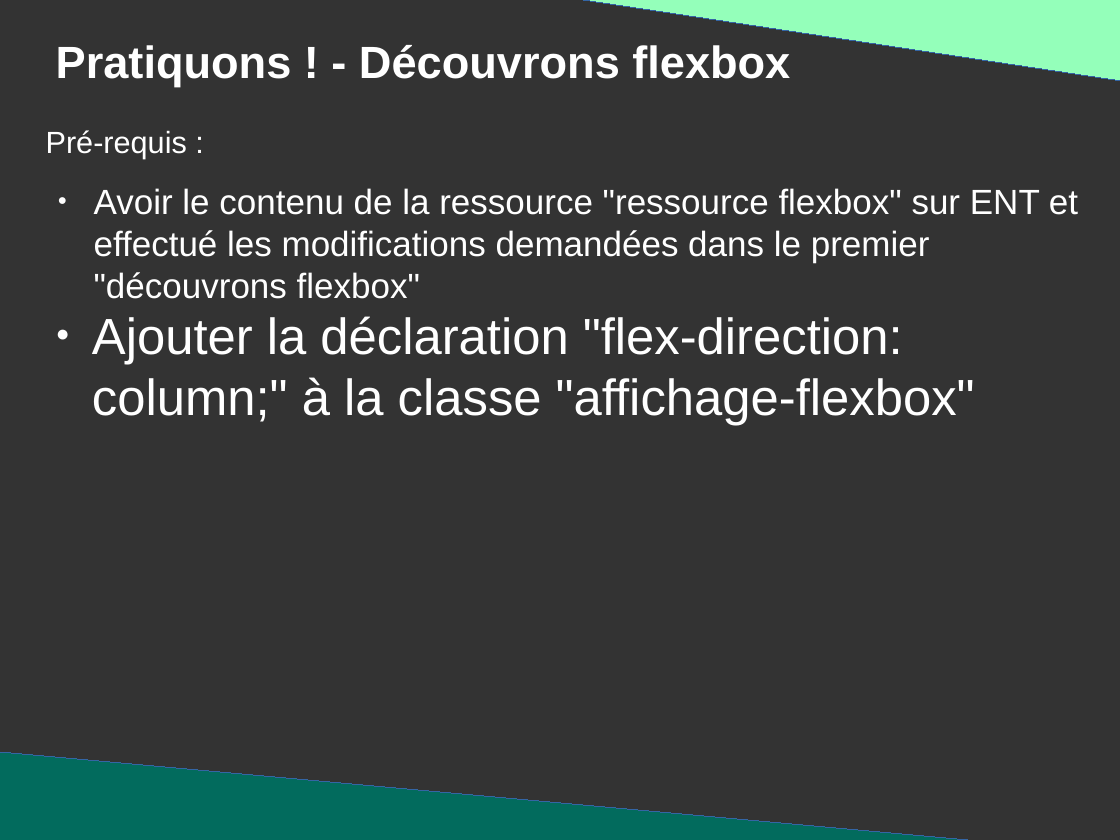
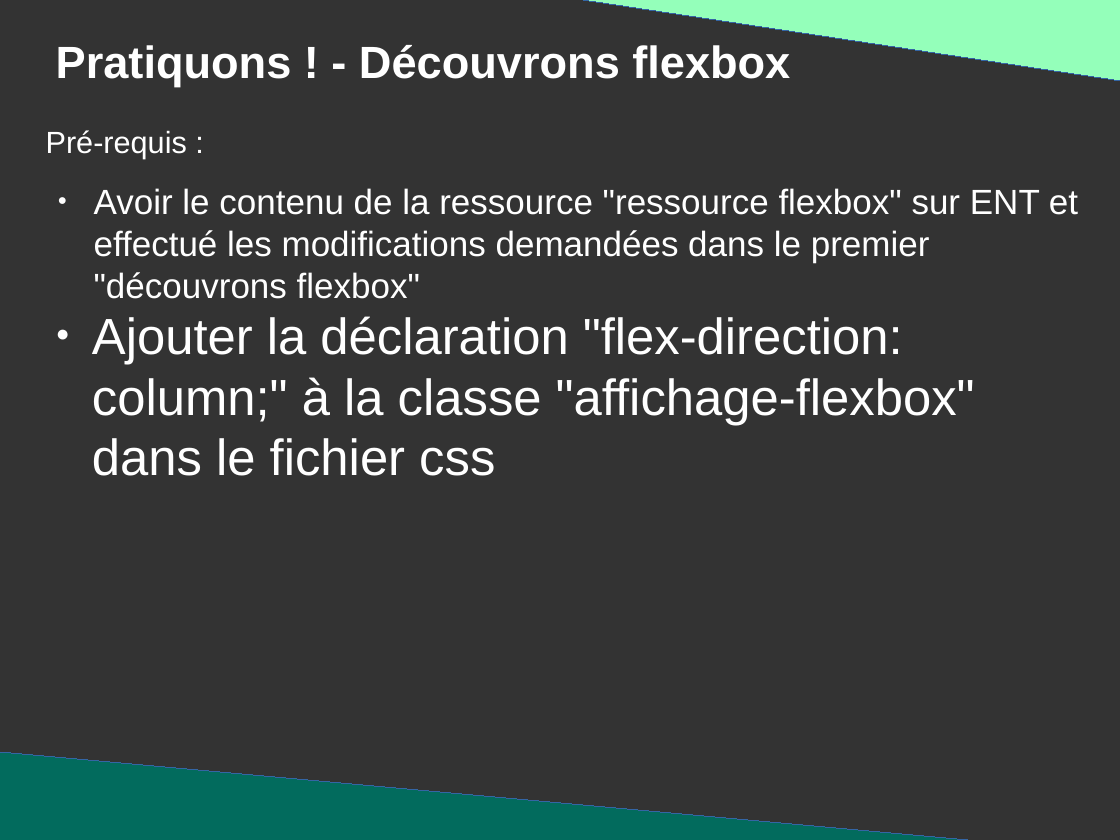
Before and after one commit to DanYellow/presentations, a slide deck: slide 97 of mmi/html/travaux-pratiques/numero-2/presentation.odp. Drawn at 1120x840 pixels with LibreOffice and Linux fonts; fonts in the diff are those of the drawing. Boxes give left, top, right and bottom in pixels: in the first picture for what was removed or moved away, otherwise in the second. Text is boxed around its words. In the diff, an @@ line names an element or a change of style, - is before the commit and + after.

```diff
--- a/mmi/html/travaux-pratiques/numero-2/presentation.odp
+++ b/mmi/html/travaux-pratiques/numero-2/presentation.odp
@@ text at bbox=[92, 316, 975, 476]: text changed @@
-● Ajouter la déclaration "flex-direction: column;" à la classe "affichage-flexbox"
+● Ajouter la déclaration "flex-direction: column;" à la classe "affichage-flexbox" dans le fichier css
```
Also in this commit, not shown: 16 other slides changed, 30 other files.
